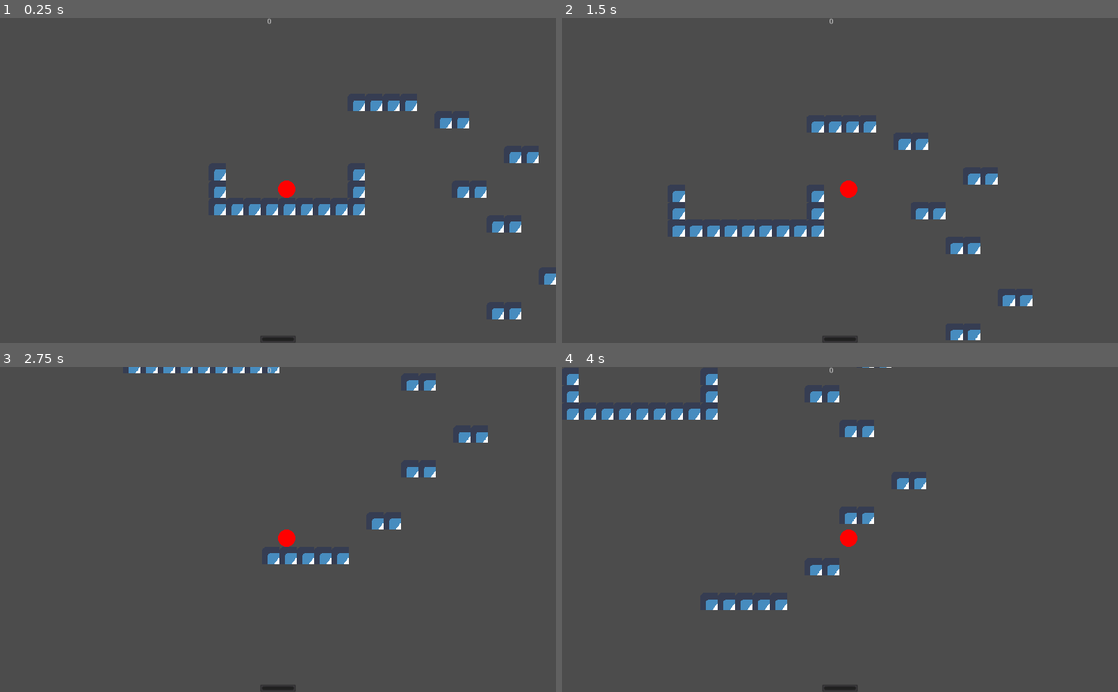
Above: before the commit, frames 1-4 (two rows, left to right).
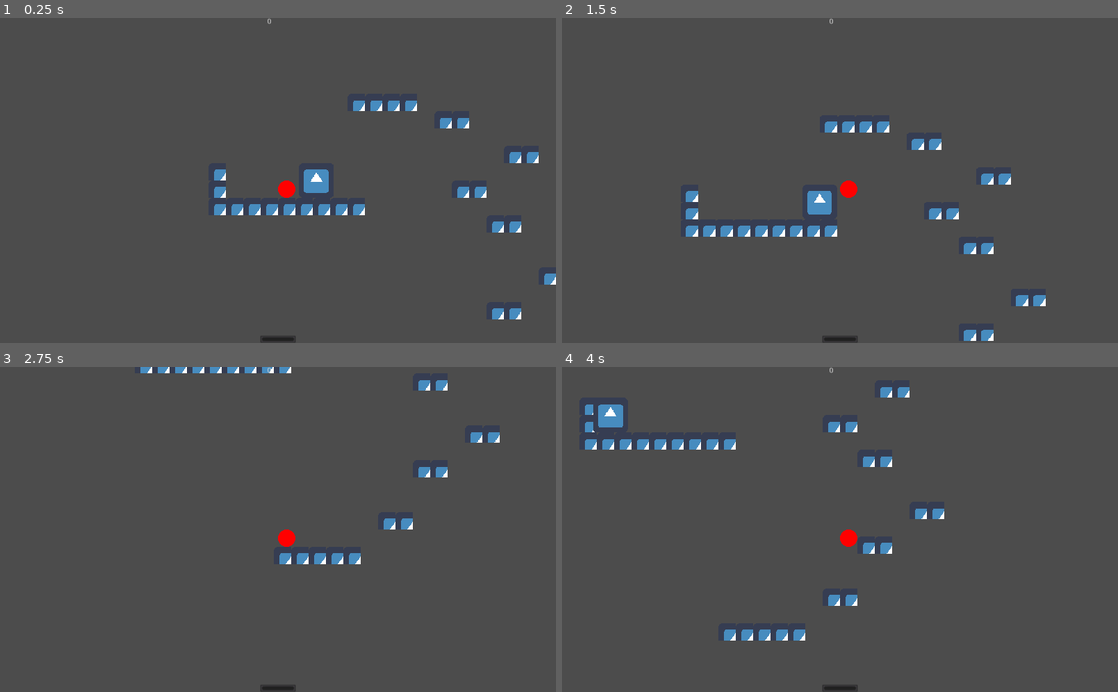
Above: after the commit, the same moments.

Repository: the-alex-g/Gears
Game: Godot game, scene res://Main/Main.tscn
The game is run twice, just before and just after one commit, with the same random seed, the same clock (stepped at 60 frames per second) and the same inputs. The engine's default icon, where the game draws it, is replaced by a stand-in: a white triangle on a blue panel in a dark square.
Inputs:
- Up to frame 1 (0.25 s): no input
- Up to frame 2 (1.5 s): hold D (right) from 0.53 s (still down); tap Q (melee) at 0.6 s; tap Space (jump) at 0.77 s; tap E (ranged) at 0.8, 1.35 s
- Up to frame 3 (2.75 s): tap Space (jump) at 1.52 s; tap Q (melee) at 1.55, 2.1 s; release D (right) at 2.03 s; hold A (left) from 2.03 s (still down); tap E (ranged) at 2.3 s
- Up to frame 4 (4 s): release A (left) at 2.78 s; hold D (right) from 2.78 s (still down); tap E (ranged) at 2.85, 3.8 s; tap Space (jump) at 3.02, 3.77 s; tap Q (melee) at 3.05, 3.6 s

The runs differ from the first frame. In frame 1, 0.5% of the frame differs, in the area x 54-66%, y 46-56%; in frame 2, 2.8%; in frame 3, 1.8%; in frame 4, 3.9%, in the area x 0-69%, y 0-85%.

Commit message:
Add enemy with patrolling function

Diff:
--- /dev/null
+++ b/project/Enemy/Enemy.gd
@@ -0,0 +1,77 @@
+extends Robot
+
+var _upgrades := 0
+var _move_direction := -1
+var _speed := 100
+
+onready var _turn_detector = $"%TurnDetector" as RayCast2D
+onready var _sprite = $Sprite as Sprite
+
+
+func _physics_process(_delta:float)->void:
+	# get left/right movement
+	var horizontal = _move_direction * _speed
+
+	# move
+	var direction = Vector2(horizontal, _current_vertical_speed)
+	# warning-ignore:return_value_discarded
+	move_and_slide(direction, Vector2.UP)
+
+	# change direction if necessary
+	if is_on_wall() or not _turn_detector.is_colliding():
+		_move_direction *= -1
+
+	# flip sprite to match movement direction
+	if _move_direction < 0:
+		_sprite.scale.x = -1
+	else:
+		_sprite.scale.x = 1
+
+
+func generate(level := 1)->void:
+	_upgrades = level * 2
+
+	# generate health
+	_health = (randi() % _upgrades) + 1
+
+	# equip one offensive system
+	match randi() % 3:
+		0:
+			_sword.equipped = true
+		1:
+			_ranged.equipped = true
+		2:
+			_drones.equipped = true
+
+	# equip/upgrade extra systems
+	for upgrade in _upgrades - 1:
+		match randi() % 8:
+			0, 1:
+				_sword = _upgrade_system(_sword)
+			2, 3:
+				_shield = _upgrade_system(_shield)
+			4, 5:
+				_ranged = _upgrade_system(_ranged)
+			6:
+				_drones = _upgrade_system(_drones)
+			7:
+				_health += 1
+
+	# randomize starting direction
+	match randi() % 2:
+		0:
+			_move_direction = -1
+		1:
+			_move_direction = 1
+
+
+func _upgrade_system(system:System)->System:
+	if system.equipped:
+		system.upgrade()
+	else:
+		system.equipped = true
+	return system
+
+
+func _draw()->void:
+	draw_circle(Vector2.ONE * 16, 16, Color.greenyellow)
--- /dev/null
+++ b/project/Enemy/Enemy.tscn
@@ -0,0 +1,26 @@
+[gd_scene load_steps=4 format=2]
+
+[ext_resource path="res://Enemy/Enemy.gd" type="Script" id=1]
+[ext_resource path="res://icon.png" type="Texture" id=2]
+
+[sub_resource type="CircleShape2D" id=1]
+radius = 16.0
+
+[node name="Enemy" type="KinematicBody2D"]
+position = Vector2( 16, 16 )
+collision_layer = 4
+collision_mask = 7
+script = ExtResource( 1 )
+
+[node name="CollisionShape2D" type="CollisionShape2D" parent="."]
+position = Vector2( 16, 16 )
+shape = SubResource( 1 )
+
+[node name="Sprite" type="Sprite" parent="."]
+texture = ExtResource( 2 )
+
+[node name="TurnDetector" type="RayCast2D" parent="Sprite"]
+unique_name_in_owner = true
+position = Vector2( 34, 16 )
+enabled = true
+cast_to = Vector2( 0, 17 )
--- a/project/Main/Main.tscn
+++ b/project/Main/Main.tscn
@@ -1,9 +1,10 @@
-[gd_scene load_steps=7 format=2]
+[gd_scene load_steps=8 format=2]
 
 [ext_resource path="res://Player/Player.tscn" type="PackedScene" id=1]
 [ext_resource path="res://icon.png" type="Texture" id=2]
 [ext_resource path="res://Main/HUD/HUD.tscn" type="PackedScene" id=3]
 [ext_resource path="res://Main/Main.gd" type="Script" id=4]
+[ext_resource path="res://Enemy/Enemy.tscn" type="PackedScene" id=5]
 
 [sub_resource type="ConvexPolygonShape2D" id=1]
 points = PoolVector2Array( 0, 0, 32, 0, 32, 32, 0, 32 )
@@ -39,7 +40,12 @@
 cell_size = Vector2( 32, 32 )
 collision_mask = 0
 format = 1
-tile_data = PoolIntArray( -327676, 0, 0, -327675, 0, 0, -327674, 0, 0, -327673, 0, 0, -262135, 0, 0, -262134, 0, 0, -131059, 0, 0, -131058, 0, 0, -4, 0, 0, -65532, 0, 0, 65532, 0, 0, 4, 0, 0, 10, 0, 0, 11, 0, 0, 131068, 0, 0 …(291 unchanged characters)…
+tile_data = PoolIntArray( -327676, 0, 0, -327675, 0, 0, -327674, 0, 0, -327673, 0, 0, -262135, 0, 0, -262134, 0, 0, -131059, 0, 0, -131058, 0, 0, -4, 0, 0, 65532, 0, 0, 10, 0, 0, 11, 0, 0, 131068, 0, 0 …(291 unchanged characters)…
+
+[node name="Enemies" type="Node2D" parent="."]
+
+[node name="Enemy" parent="Enemies" instance=ExtResource( 5 )]
+position = Vector2( 96, 0 )
 
 [node name="Player" parent="." instance=ExtResource( 1 )]
 
--- a/project/Player/Player.gd
+++ b/project/Player/Player.gd
@@ -5,7 +5,7 @@
 var _jump_speed := 475
 var _scrap := 0
 
-onready var _melee_hit_area := $"%AttackArea"
+onready var _melee_hit_area = $"%AttackArea" as Area2D
 
 
 func _ready()->void:
@@ -13,7 +13,7 @@
 
 
 func _physics_process(_delta:float)->void:
-	# get sideways movement
+	# get left/right movement
 	var horizontal := Input.get_axis("left", "right") * _horizontal_speed
 
 	# jump
@@ -43,9 +43,11 @@
 	pass
 
 
+# custom hit function is needed to update the HUD after taking damage
 func hit(damage_dealt:int)->void:
 	.hit(damage_dealt)
 	emit_signal("update_hud", "health", _health, false)
+
 
 func _draw():
 	draw_circle(Vector2.ONE * 16, 16, Color.red)
--- a/project/Robot.gd
+++ b/project/Robot.gd
@@ -30,5 +30,6 @@
 func hit(damage_dealt:int)->void:
 	_health -= damage_dealt
 	if _health <= 0:
+		_health = 0
 		queue_free()
 	print("ouch")
--- a/project/project.godot
+++ b/project/project.godot
@@ -45,27 +45,32 @@
 "deadzone": 0.5,
 "events": [ Object(InputEventKey,"resource_local_to_scene":false,"resource_name":"","device":0,"alt":false,"shift":false,"control":false,"meta":false,"command":false,"pressed":false,"scancode":65,"physical_scancode":0,"unicode":0,"echo":false,"script":null)
 , Object(InputEventKey,"resource_local_to_scene":false,"resource_name":"","device":0,"alt":false,"shift":false,"control":false,"meta":false,"command":false,"pressed":false,"scancode":16777231,"physical_scancode":0,"unicode":0,"echo":false,"script":null)
+, Object(InputEventJoypadMotion,"resource_local_to_scene":false,"resource_name":"","device":0,"axis":0,"axis_value":-1.0,"script":null)
  ]
 }
 right={
 "deadzone": 0.5,
 "events": [ Object(InputEventKey,"resource_local_to_scene":false,"resource_name":"","device":0,"alt":false,"shift":false,"control":false,"meta":false,"command":false,"pressed":false,"scancode":68,"physical_scancode":0,"unicode":0,"echo":false,"script":null)
 , Object(InputEventKey,"resource_local_to_scene":false,"resource_name":"","device":0,"alt":false,"shift":false,"control":false,"meta":false,"command":false,"pressed":false,"scancode":16777233,"physical_scancode":0,"unicode":0,"echo":false,"script":null)
+, Object(InputEventJoypadMotion,"resource_local_to_scene":false,"resource_name":"","device":0,"axis":0,"axis_value":1.0,"script":null)
  ]
 }
 jump={
 "deadzone": 0.5,
 "events": [ Object(InputEventKey,"resource_local_to_scene":false,"resource_name":"","device":0,"alt":false,"shift":false,"control":false,"meta":false,"command":false,"pressed":false,"scancode":32,"physical_scancode":0,"unicode":0,"echo":false,"script":null)
+, Object(InputEventJoypadButton,"resource_local_to_scene":false,"resource_name":"","device":0,"button_index":0,"pressure":0.0,"pressed":false,"script":null)
  ]
 }
 melee={
 "deadzone": 0.5,
 "events": [ Object(InputEventKey,"resource_local_to_scene":false,"resource_name":"","device":0,"alt":false,"shift":false,"control":false,"meta":false,"command":false,"pressed":false,"scancode":81,"physical_scancode":0,"unicode":0,"echo":false,"script":null)
+, Object(InputEventJoypadButton,"resource_local_to_scene":false,"resource_name":"","device":0,"button_index":2,"pressure":0.0,"pressed":false,"script":null)
  ]
 }
 ranged={
 "deadzone": 0.5,
 "events": [ Object(InputEventKey,"resource_local_to_scene":false,"resource_name":"","device":0,"alt":false,"shift":false,"control":false,"meta":false,"command":false,"pressed":false,"scancode":69,"physical_scancode":0,"unicode":0,"echo":false,"script":null)
+, Object(InputEventJoypadButton,"resource_local_to_scene":false,"resource_name":"","device":0,"button_index":3,"pressure":0.0,"pressed":false,"script":null)
  ]
 }
 
